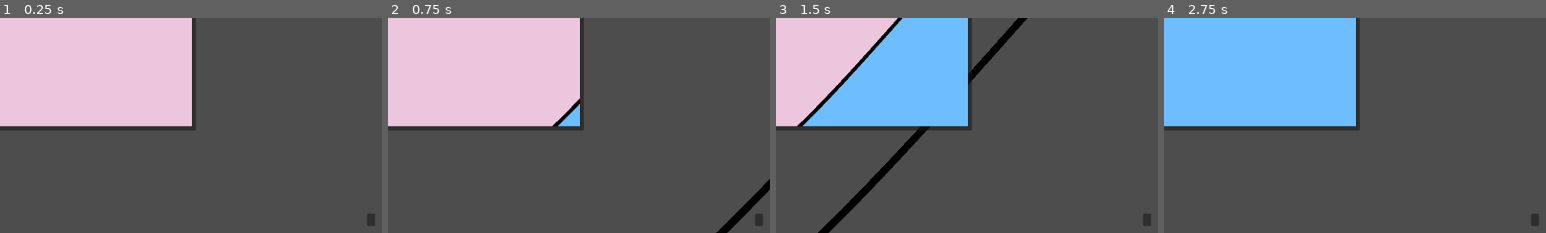
Above: before the commit, frames 1-4 (left to right).
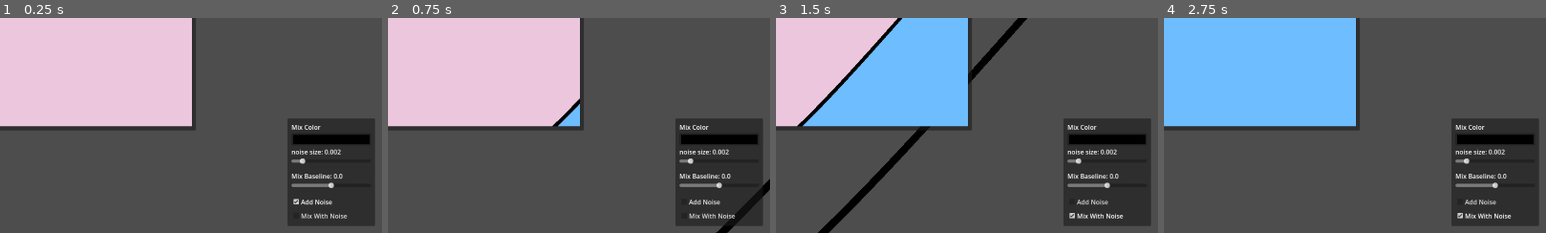
Above: after the commit, the same moments.

Repository: nmlivesa/Shader-Demo
Game: Godot game, scene res://Scenes/main.tscn
The game is run twice, just before and just after one commit, with the same random seed, the same clock (stepped at 60 frames per second) and the same inputs.
Inputs (mouse positions are % of the whole screen's width and height, from its top left):
- Up to frame 1 (0.25 s): no input
- Up to frame 2 (0.75 s): click (93, 93) at 0.5 s, where only the run after the commit has a clickable "Add Noise"
- Up to frame 3 (1.5 s): click (93, 96) at 1.25 s, where only the run after the commit has a clickable "Mix With Noise"
- Up to frame 4 (2.75 s): click "Base Wave" at 2 s
The pictures show only the part of the screen within x 50-100%, y 50-100%; the shares and areas given below are measured in that part.

The runs differ from the first frame. In frame 1, 11% of the frame differs, in the area x 75-98%, y 46-97%; in frame 2, 10%; in frame 3, 11%; in frame 4, 11%.

Commit message:
Added More UI and a shader to layer over current shaders

Diff:
--- a/Scenes/2D_Shaders/sine_wave_lerped.tscn
+++ b/Scenes/2D_Shaders/sine_wave_lerped.tscn
@@ -33,6 +33,7 @@
 handle_input_locally = false
 size = Vector2i(960, 540)
 render_target_clear_mode = 2
+render_target_update_mode = 4
 
 [node name="TextureRect" type="TextureRect" parent="SubViewportContainer/SubViewport" unique_id=1497916815]
 visible = false
--- /dev/null
+++ b/Scenes/Screen_Space/mix_with_noise.tscn
@@ -0,0 +1,18 @@
+[gd_scene format=3 uid="uid://bmk660qotvs3i"]
+
+[ext_resource type="Shader" uid="uid://brpf44b1ar66n" path="res://Shaders/Screen_Space/mix_with_noise.gdshader" id="1_qbkq6"]
+
+[sub_resource type="ShaderMaterial" id="ShaderMaterial_o4471"]
+shader = ExtResource("1_qbkq6")
+shader_parameter/mix_color = Color(0, 0, 0, 0)
+shader_parameter/random_multiplier = 0.01
+shader_parameter/mix_baseline = 0.0
+shader_parameter/noise_step = 0.002
+
+[node name="Mix_With_Noise" type="ColorRect" unique_id=1175847592]
+material = SubResource("ShaderMaterial_o4471")
+anchors_preset = 15
+anchor_right = 1.0
+anchor_bottom = 1.0
+grow_horizontal = 2
+grow_vertical = 2
--- a/Scenes/UI/UI.tscn
+++ b/Scenes/UI/UI.tscn
@@ -194,6 +194,7 @@
 theme_override_constants/margin_bottom = 20
 
 [node name="PanelContainer" type="PanelContainer" parent="MarginContainer2" unique_id=1025782554]
+visible = false
 layout_mode = 2
 
 [node name="MarginContainer" type="MarginContainer" parent="MarginContainer2/PanelContainer" unique_id=231440376]
@@ -231,7 +232,6 @@
 }"
 
 [node name="Show_Code_CheckBox" type="CheckBox" parent="MarginContainer2/PanelContainer/MarginContainer/VBoxContainer" unique_id=1458290816]
-visible = false
 layout_mode = 2
 text = "Show Code"
 
--- /dev/null
+++ b/Scenes/UI/UI_Chonks/UI_Mix_With_Noise.tscn
@@ -0,0 +1,68 @@
+[gd_scene format=3 uid="uid://3igxxpfc75a7"]
+
+[ext_resource type="Script" uid="uid://cy0ufrbrub3it" path="res://Scenes/UI/UI_Chonks/ui_mix_with_noise.gd" id="1_pve6c"]
+[ext_resource type="PackedScene" uid="uid://dhb6avs7tktji" path="res://Scenes/UI/UI_Chuncks/Label_Slider_Chunk.tscn" id="1_t1u5a"]
+
+[node name="UiMixWithNoise" type="Control" unique_id=1990314982]
+custom_minimum_size = Vector2(200, 250)
+layout_mode = 3
+anchors_preset = 0
+offset_right = 200.0
+offset_bottom = 250.0
+script = ExtResource("1_pve6c")
+
+[node name="VBoxContainer" type="VBoxContainer" parent="." unique_id=278426729]
+layout_mode = 1
+anchors_preset = 15
+anchor_right = 1.0
+anchor_bottom = 1.0
+grow_horizontal = 2
+grow_vertical = 2
+
+[node name="VBoxContainer" type="VBoxContainer" parent="VBoxContainer" unique_id=1646433629]
+layout_mode = 2
+size_flags_vertical = 3
+
+[node name="VBoxContainer" type="VBoxContainer" parent="VBoxContainer/VBoxContainer" unique_id=914412618]
+layout_mode = 2
+size_flags_vertical = 3
+
+[node name="Label" type="Label" parent="VBoxContainer/VBoxContainer/VBoxContainer" unique_id=253216325]
+layout_mode = 2
+text = "Mix Color"
+
+[node name="ColorPickerButton" type="ColorPickerButton" parent="VBoxContainer/VBoxContainer/VBoxContainer" unique_id=732972338]
+layout_mode = 2
+text = "mix"
+
+[node name="LabelSliderChunk_noise_step" parent="VBoxContainer/VBoxContainer" unique_id=1972262158 instance=ExtResource("1_t1u5a")]
+layout_mode = 2
+variable_name = "noise_step"
+variable_display_name = "noise size"
+slider_min = 0.001
+slider_max = 0.01
+slider_start = 0.002
+slider_step = 0.001
+
+[node name="LabelSliderChunk_mix_baseline" parent="VBoxContainer/VBoxContainer" unique_id=34285721 instance=ExtResource("1_t1u5a")]
+layout_mode = 2
+variable_name = "mix_baseline"
+variable_display_name = "Mix Baseline"
+slider_min = -2.0
+slider_max = 2.0
+slider_step = 0.01
+
+[node name="CheckBox_noise" type="CheckBox" parent="VBoxContainer/VBoxContainer" unique_id=1649869709]
+layout_mode = 2
+button_pressed = true
+text = "Add Noise"
+
+[node name="CheckBox" type="CheckBox" parent="VBoxContainer" unique_id=1559492409]
+layout_mode = 2
+text = "Mix With Noise"
+
+[connection signal="color_changed" from="VBoxContainer/VBoxContainer/VBoxContainer/ColorPickerButton" to="." method="_on_color_picker_button_color_changed"]
+[connection signal="new_value" from="VBoxContainer/VBoxContainer/LabelSliderChunk_noise_step" to="." method="_on_noise_step_new_value"]
+[connection signal="new_value" from="VBoxContainer/VBoxContainer/LabelSliderChunk_mix_baseline" to="." method="_on_mix_baseline_new_value"]
+[connection signal="toggled" from="VBoxContainer/VBoxContainer/CheckBox_noise" to="." method="_on_check_box_noise_toggled"]
+[connection signal="toggled" from="VBoxContainer/CheckBox" to="." method="_on_check_box_toggled"]
--- /dev/null
+++ b/Scenes/UI/UI_Chonks/ui_mix_with_noise.gd
@@ -0,0 +1,43 @@
+extends Control
+
+@export var shader_rect : ColorRect
+
+var mat : ShaderMaterial
+func _ready() -> void:
+	mat = shader_rect.material
+
+
+
+
+
+
+
+
+
+
+func _on_color_picker_button_color_changed(color: Color) -> void:
+	mat.set_shader_parameter("mix_color", color)
+
+
+
+func _on_mix_baseline_new_value(variable_name: String, value: float) -> void:
+	mat.set_shader_parameter(variable_name, value)
+
+
+func _on_check_box_toggled(toggled_on: bool) -> void:
+	if toggled_on:
+		shader_rect.show()
+	else:
+		shader_rect.hide()
+
+
+func _on_noise_step_new_value(variable_name: String, value: float) -> void:
+	if mat:
+		mat.set_shader_parameter(variable_name, value)
+
+
+func _on_check_box_noise_toggled(toggled_on: bool) -> void:
+	if toggled_on:
+		mat.set_shader_parameter("random_multiplier", 0.01)
+	else:
+		mat.set_shader_parameter("random_multiplier", 0.00)
--- /dev/null
+++ b/Scenes/UI/UI_Chuncks/Label_Slider_Chunk.tscn
@@ -0,0 +1,30 @@
+[gd_scene format=3 uid="uid://dhb6avs7tktji"]
+
+[ext_resource type="Script" uid="uid://c1g3sh6e52ysn" path="res://Scenes/UI/UI_Chuncks/label_slider_chunk.gd" id="1_vcu5g"]
+
+[node name="LabelSliderChunk" type="Control" unique_id=1972262158]
+layout_mode = 3
+anchors_preset = 15
+anchor_right = 1.0
+anchor_bottom = 1.0
+grow_horizontal = 2
+grow_vertical = 2
+size_flags_horizontal = 3
+size_flags_vertical = 3
+script = ExtResource("1_vcu5g")
+
+[node name="VBoxContainer" type="VBoxContainer" parent="." unique_id=276338910]
+layout_mode = 1
+anchors_preset = 15
+anchor_right = 1.0
+anchor_bottom = 1.0
+grow_horizontal = 2
+grow_vertical = 2
+
+[node name="Label" type="Label" parent="VBoxContainer" unique_id=1308198502]
+layout_mode = 2
+
+[node name="HSlider" type="HSlider" parent="VBoxContainer" unique_id=302736262]
+layout_mode = 2
+
+[connection signal="value_changed" from="VBoxContainer/HSlider" to="." method="_on_h_slider_value_changed"]
--- /dev/null
+++ b/Scenes/UI/UI_Chuncks/label_slider_chunk.gd
@@ -0,0 +1,36 @@
+extends Control
+
+signal new_value(variable_name : String, value: float)
+
+@export var variable_name : String
+@export var variable_display_name : String
+@export var slider_min: float
+@export var slider_max: float
+@export var slider_start: float
+@export var slider_step: float
+
+
+@onready var label : Label = $VBoxContainer/Label
+@onready var hslider : HSlider = $VBoxContainer/HSlider
+
+var text : String
+# Called when the node enters the scene tree for the first time.
+func _ready() -> void:
+	pass
+	text = variable_display_name
+	hslider.max_value = slider_max
+	hslider.min_value = slider_min
+	hslider.step = slider_step
+	hslider.value = slider_start
+	set_text(slider_start)
+
+
+
+func set_text(value : float) :
+	label.text = text + ": " + str(value)
+
+
+
+func _on_h_slider_value_changed(value: float) -> void:
+	set_text(value)
+	new_value.emit(variable_name, value)
--- /dev/null
+++ b/Scenes/UI/ui_screen_space.tscn
@@ -0,0 +1,38 @@
+[gd_scene format=3 uid="uid://diysmspsn6pp1"]
+
+[ext_resource type="PackedScene" uid="uid://3igxxpfc75a7" path="res://Scenes/UI/UI_Chonks/UI_Mix_With_Noise.tscn" id="1_6mb05"]
+
+[node name="UI_Screen_Space" type="Control" unique_id=1425674864]
+layout_mode = 3
+anchors_preset = 15
+anchor_right = 1.0
+anchor_bottom = 1.0
+grow_horizontal = 2
+grow_vertical = 2
+
+[node name="MarginContainer" type="MarginContainer" parent="." unique_id=1934693627]
+layout_mode = 1
+anchors_preset = 3
+anchor_left = 1.0
+anchor_top = 1.0
+anchor_right = 1.0
+anchor_bottom = 1.0
+offset_left = -40.0
+offset_top = -40.0
+grow_horizontal = 0
+grow_vertical = 0
+theme_override_constants/margin_right = 20
+theme_override_constants/margin_bottom = 20
+
+[node name="PanelContainer" type="PanelContainer" parent="MarginContainer" unique_id=1627188791]
+layout_mode = 2
+
+[node name="MarginContainer" type="MarginContainer" parent="MarginContainer/PanelContainer" unique_id=358993351]
+layout_mode = 2
+theme_override_constants/margin_left = 10
+theme_override_constants/margin_top = 10
+theme_override_constants/margin_right = 10
+theme_override_constants/margin_bottom = 10
+
+[node name="UiMixWithNoise" parent="MarginContainer/PanelContainer/MarginContainer" unique_id=1990314982 instance=ExtResource("1_6mb05")]
+layout_mode = 2
--- a/Scenes/main.tscn
+++ b/Scenes/main.tscn
@@ -3,12 +3,14 @@
 [ext_resource type="PackedScene" uid="uid://c8ox7od13vw6o" path="res://Scenes/2D_Shaders/swizzle_center_weighted.tscn" id="1_bo1nx"]
 [ext_resource type="PackedScene" uid="uid://doiq3dyreswth" path="res://Scenes/UI/UI.tscn" id="1_jjgbg"]
 [ext_resource type="PackedScene" uid="uid://y5ex25kyu17p" path="res://Scenes/2D_Shaders/wave_visualized.tscn" id="2_8gbba"]
+[ext_resource type="PackedScene" uid="uid://3igxxpfc75a7" path="res://Scenes/UI/UI_Chonks/UI_Mix_With_Noise.tscn" id="2_d1ilt"]
 [ext_resource type="PackedScene" uid="uid://clltpm5sjnl0m" path="res://Scenes/3D_Shaders/plane_wave.tscn" id="3_jjvhh"]
 [ext_resource type="PackedScene" uid="uid://54yqcowkms3v" path="res://Scenes/2D_Shaders/swizzle_duplicate.tscn" id="4_21xkr"]
 [ext_resource type="PackedScene" uid="uid://dx0ohxbyds5fp" path="res://Scenes/2D_Shaders/swizzle_wave.tscn" id="4_344ge"]
 [ext_resource type="PackedScene" uid="uid://bdfjipn65ltk0" path="res://Scenes/2D_Shaders/sine_wave.tscn" id="4_jjvhh"]
 [ext_resource type="PackedScene" uid="uid://bsolntuw8rlfx" path="res://Scenes/2D_Shaders/wave_logo.tscn" id="6_6bp64"]
 [ext_resource type="PackedScene" uid="uid://bpnkwvpgx56lj" path="res://Scenes/2D_Shaders/sine_wave_lerped.tscn" id="7_ynf5e"]
+[ext_resource type="PackedScene" uid="uid://bmk660qotvs3i" path="res://Scenes/Screen_Space/mix_with_noise.tscn" id="9_hptm8"]
 
 [sub_resource type="ProceduralSkyMaterial" id="ProceduralSkyMaterial_jjvhh"]
 
@@ -24,14 +26,41 @@
 [node name="CanvasLayer" type="CanvasLayer" parent="." unique_id=1189186146]
 
 [node name="UI" parent="CanvasLayer" unique_id=1887882613 node_paths=PackedStringArray("base_wave", "wave_logo", "swizzle_wave", "swizzle_center_weighted", "swizzle_duplicate", "wave_lerped", "plane_wave", "view3d") instance=ExtResource("1_jjgbg")]
-base_wave = NodePath("../../CanvasLayer2/Control/PanelContainer/MarginContainer/PanelContainer/SubViewportContainer2/SubViewport/WaveVisualized")
-wave_logo = NodePath("../../CanvasLayer2/Control/PanelContainer/MarginContainer/PanelContainer/SubViewportContainer2/SubViewport/Wave_Logo")
-swizzle_wave = NodePath("../../CanvasLayer2/Control/PanelContainer/MarginContainer/PanelContainer/SubViewportContainer2/SubViewport/swizzle_wave")
-swizzle_center_weighted = NodePath("../../CanvasLayer2/Control/PanelContainer/MarginContainer/PanelContainer/SubViewportContainer2/SubViewport/Swizzle_Center_weighted")
-swizzle_duplicate = NodePath("../../CanvasLayer2/Control/PanelContainer/MarginContainer/PanelContainer/SubViewportContainer2/SubViewport/Swizzle_Duplicate")
-wave_lerped = NodePath("../../CanvasLayer2/Control/PanelContainer/MarginContainer/PanelContainer/SubViewportContainer2/SubViewport/sine_wave_lerped")
-plane_wave = NodePath("../../CanvasLayer2/Control/PanelContainer/MarginContainer/PanelContainer/SubViewportContainer2/SubViewport/SubViewportContainer/SubViewport/plane_wave")
-view3d = NodePath("../../CanvasLayer2/Control/PanelContainer/MarginContainer/PanelContainer/SubViewportContainer2/SubViewport/SubViewportContainer")
+base_wave = NodePath("../../CanvasLayer2/Control/PanelContainer/MarginContainer/PanelContainer/SubViewportContainer/SubViewport/WaveVisualized")
+wave_logo = NodePath("../../CanvasLayer2/Control/PanelContainer/MarginContainer/PanelContainer/SubViewportContainer/SubViewport/Wave_Logo")
+swizzle_wave = NodePath("../../CanvasLayer2/Control/PanelContainer/MarginContainer/PanelContainer/SubViewportContainer/SubViewport/swizzle_wave")
+swizzle_center_weighted = NodePath("../../CanvasLayer2/Control/PanelContainer/MarginContainer/PanelContainer/SubViewportContainer/SubViewport/Swizzle_Center_weighted")
+swizzle_duplicate = NodePath("../../CanvasLayer2/Control/PanelContainer/MarginContainer/PanelContainer/SubViewportContainer/SubViewport/Swizzle_Duplicate")
+wave_lerped = NodePath("../../CanvasLayer2/Control/PanelContainer/MarginContainer/PanelContainer/SubViewportContainer/SubViewport/sine_wave_lerped")
+plane_wave = NodePath("../../CanvasLayer2/Control/PanelContainer/MarginContainer/PanelContainer/SubViewportContainer/SubViewport/SubViewportContainer/SubViewport/plane_wave")
+view3d = NodePath("../../CanvasLayer2/Control/PanelContainer/MarginContainer/PanelContainer/SubViewportContainer/SubViewport/SubViewportContainer")
+
+[node name="MarginContainer" type="MarginContainer" parent="CanvasLayer" unique_id=1289734065]
+anchors_preset = 3
+anchor_left = 1.0
+anchor_top = 1.0
+anchor_right = 1.0
+anchor_bottom = 1.0
+offset_left = -40.0
+offset_top = -40.0
+grow_horizontal = 0
+grow_vertical = 0
+theme_override_constants/margin_right = 20
+theme_override_constants/margin_bottom = 20
+
+[node name="PanelContainer" type="PanelContainer" parent="CanvasLayer/MarginContainer" unique_id=256994620]
+layout_mode = 2
+
+[node name="MarginContainer" type="MarginContainer" parent="CanvasLayer/MarginContainer/PanelContainer" unique_id=374620287]
+layout_mode = 2
+theme_override_constants/margin_left = 10
+theme_override_constants/margin_top = 10
+theme_override_constants/margin_right = 10
+theme_override_constants/margin_bottom = 10
+
+[node name="UiMixWithNoise" parent="CanvasLayer/MarginContainer/PanelContainer/MarginContainer" unique_id=1990314982 node_paths=PackedStringArray("shader_rect") instance=ExtResource("2_d1ilt")]
+layout_mode = 2
+shader_rect = NodePath("../../../../../CanvasLayer2/Control/PanelContainer/MarginContainer/PanelContainer/SubViewportContainer/SubViewport/Mix_With_Noise")
 
 [node name="CanvasLayer2" type="CanvasLayer" parent="." unique_id=1813909130]
 layer = 0
@@ -75,32 +104,33 @@
 custom_minimum_size = Vector2(960, 540)
 layout_mode = 2
 
-[node name="SubViewportContainer2" type="SubViewportContainer" parent="CanvasLayer2/Control/PanelContainer/MarginContainer/PanelContainer" unique_id=1015522215]
+[node name="SubViewportContainer" type="SubViewportContainer" parent="CanvasLayer2/Control/PanelContainer/MarginContainer/PanelContainer" unique_id=1015522215]
 layout_mode = 2
 
-[node name="SubViewport" type="SubViewport" parent="CanvasLayer2/Control/PanelContainer/MarginContainer/PanelContainer/SubViewportContainer2" unique_id=1982596695]
+[node name="SubViewport" type="SubViewport" parent="CanvasLayer2/Control/PanelContainer/MarginContainer/PanelContainer/SubViewportContainer" unique_id=1982596695]
 handle_input_locally = false
 size = Vector2i(960, 540)
+render_target_clear_mode = 2
 render_target_update_mode = 4
 
-[node name="WaveVisualized" parent="CanvasLayer2/Control/PanelContainer/MarginContainer/PanelContainer/SubViewportContainer2/SubViewport" unique_id=1908355530 instance=ExtResource("2_8gbba")]
+[node name="WaveVisualized" parent="CanvasLayer2/Control/PanelContainer/MarginContainer/PanelContainer/SubViewportContainer/SubViewport" unique_id=1908355530 instance=ExtResource("2_8gbba")]
 
-[node name="Wave_Logo" parent="CanvasLayer2/Control/PanelContainer/MarginContainer/PanelContainer/SubViewportContainer2/SubViewport" unique_id=1903527295 instance=ExtResource("6_6bp64")]
+[node name="Wave_Logo" parent="CanvasLayer2/Control/PanelContainer/MarginContainer/PanelContainer/SubViewportContainer/SubViewport" unique_id=1903527295 instance=ExtResource("6_6bp64")]
 visible = false
 
-[node name="swizzle_wave" parent="CanvasLayer2/Control/PanelContainer/MarginContainer/PanelContainer/SubViewportContainer2/SubViewport" unique_id=1128184231 instance=ExtResource("4_344ge")]
+[node name="swizzle_wave" parent="CanvasLayer2/Control/PanelContainer/MarginContainer/PanelContainer/SubViewportContainer/SubViewport" unique_id=1128184231 instance=ExtResource("4_344ge")]
 visible = false
 
-[node name="Swizzle_Center_weighted" parent="CanvasLayer2/Control/PanelContainer/MarginContainer/PanelContainer/SubViewportContainer2/SubViewport" unique_id=85944472 instance=ExtResource("1_bo1nx")]
+[node name="Swizzle_Center_weighted" parent="CanvasLayer2/Control/PanelContainer/MarginContainer/PanelContainer/SubViewportContainer/SubViewport" unique_id=85944472 instance=ExtResource("1_bo1nx")]
 visible = false
 
-[node name="Swizzle_Duplicate" parent="CanvasLayer2/Control/PanelContainer/MarginContainer/PanelContainer/SubViewportContainer2/SubViewport" unique_id=629877368 instance=ExtResource("4_21xkr")]
+[node name="Swizzle_Duplicate" parent="CanvasLayer2/Control/PanelContainer/MarginContainer/PanelContainer/SubViewportContainer/SubViewport" unique_id=629877368 instance=ExtResource("4_21xkr")]
 visible = false
 
-[node name="sine_wave_lerped" parent="CanvasLayer2/Control/PanelContainer/MarginContainer/PanelContainer/SubViewportContainer2/SubViewport" unique_id=1917794210 instance=ExtResource("7_ynf5e")]
+[node name="sine_wave_lerped" parent="CanvasLayer2/Control/PanelContainer/MarginContainer/PanelContainer/SubViewportContainer/SubViewport" unique_id=1917794210 instance=ExtResource("7_ynf5e")]
 visible = false
 
-[node name="SubViewportContainer" type="SubViewportContainer" parent="CanvasLayer2/Control/PanelContainer/MarginContainer/PanelContainer/SubViewportContainer2/SubViewport" unique_id=782579364]
+[node name="SubViewportContainer" type="SubViewportContainer" parent="CanvasLayer2/Control/PanelContainer/MarginContainer/PanelContainer/SubViewportContainer/SubViewport" unique_id=782579364]
 visible = false
 anchors_preset = 15
 anchor_right = 1.0
@@ -108,21 +138,24 @@
 grow_horizontal = 2
 grow_vertical = 2
 
-[node name="SubViewport" type="SubViewport" parent="CanvasLayer2/Control/PanelContainer/MarginContainer/PanelContainer/SubViewportContainer2/SubViewport/SubViewportContainer" unique_id=1562033943]
+[node name="SubViewport" type="SubViewport" parent="CanvasLayer2/Control/PanelContainer/MarginContainer/PanelContainer/SubViewportContainer/SubViewport/SubViewportContainer" unique_id=1562033943]
 handle_input_locally = false
 size = Vector2i(960, 540)
 render_target_update_mode = 0
 
-[node name="Camera3D" type="Camera3D" parent="CanvasLayer2/Control/PanelContainer/MarginContainer/PanelContainer/SubViewportContainer2/SubViewport/SubViewportContainer/SubViewport" unique_id=984528058]
+[node name="Camera3D" type="Camera3D" parent="CanvasLayer2/Control/PanelContainer/MarginContainer/PanelContainer/SubViewportContainer/SubViewport/SubViewportContainer/SubViewport" unique_id=984528058]
 transform = Transform3D(0.61566144, -0.1368366, 0.77603894, 0, 0.98480767, 0.17364815, -0.7880106, -0.10690849, 0.6063081, 6, 2.5, 5)
 
-[node name="DirectionalLight3D" type="DirectionalLight3D" parent="CanvasLayer2/Control/PanelContainer/MarginContainer/PanelContainer/SubViewportContainer2/SubViewport/SubViewportContainer/SubViewport" unique_id=2042347883]
+[node name="DirectionalLight3D" type="DirectionalLight3D" parent="CanvasLayer2/Control/PanelContainer/MarginContainer/PanelContainer/SubViewportContainer/SubViewport/SubViewportContainer/SubViewport" unique_id=2042347883]
 transform = Transform3D(-0.29737484, 0.43345234, -0.8506981, 0, 0.8910065, 0.45399052, 0.9547608, 0.13500535, -0.26496294, 0, 0, 0)
 
-[node name="WorldEnvironment" type="WorldEnvironment" parent="CanvasLayer2/Control/PanelContainer/MarginContainer/PanelContainer/SubViewportContainer2/SubViewport/SubViewportContainer/SubViewport" unique_id=1965130196]
+[node name="WorldEnvironment" type="WorldEnvironment" parent="CanvasLayer2/Control/PanelContainer/MarginContainer/PanelContainer/SubViewportContainer/SubViewport/SubViewportContainer/SubViewport" unique_id=1965130196]
 environment = SubResource("Environment_21xkr")
 
-[node name="plane_wave" parent="CanvasLayer2/Control/PanelContainer/MarginContainer/PanelContainer/SubViewportContainer2/SubViewport/SubViewportContainer/SubViewport" unique_id=1519163532 instance=ExtResource("3_jjvhh")]
+[node name="plane_wave" parent="CanvasLayer2/Control/PanelContainer/MarginContainer/PanelContainer/SubViewportContainer/SubViewport/SubViewportContainer/SubViewport" unique_id=1519163532 instance=ExtResource("3_jjvhh")]
+
+[node name="Mix_With_Noise" parent="CanvasLayer2/Control/PanelContainer/MarginContainer/PanelContainer/SubViewportContainer/SubViewport" unique_id=1612932231 instance=ExtResource("9_hptm8")]
+visible = false
 
 [node name="CanvasLayer3" type="CanvasLayer" parent="." unique_id=1332365691]
 layer = -2
--- a/Shaders/2D/sine_wave_lerped.gdshader
+++ b/Shaders/2D/sine_wave_lerped.gdshader
@@ -25,7 +25,7 @@
 
 void fragment() {
 	float time = TIME;
-	vec4 screen_color = textureLod(screen_texture, SCREEN_UV, 0.0);
+	vec4 screen_color = texture(screen_texture, SCREEN_UV, 0.0);
 	vec2 uv = UV;
 	float wave_height = sin(uv.x * (2.0 / wavelength) + time * speed) * amplitude  + 0.5 + y_offset;
 	if (uv.y > wave_height) {
--- /dev/null
+++ b/Shaders/Screen_Space/mix_with_noise.gdshader
@@ -0,0 +1,32 @@
+shader_type canvas_item;
+
+uniform sampler2D screen_texture : hint_screen_texture, repeat_disable, filter_nearest;
+
+uniform vec4 mix_color : source_color = vec4(0.0, 0.0, 0.0, 0.0);
+uniform float random_multiplier = 0.01;
+uniform float mix_baseline = 0.0;
+uniform float noise_step = 0.002;
+
+float random (vec2 uv) {
+    return fract(sin(dot(uv.xy,
+        vec2(12.9898,78.233))) * 43758.5453123);
+}
+
+
+void vertex() {
+	// Called for every vertex the material is visible on.
+}
+
+void fragment() {
+
+	float time = TIME;
+	vec4 screen_color = textureLod(screen_texture, SCREEN_UV, 0.0);
+	vec2 uv = UV;
+	vec2 snapped_uv = vec2(round((uv.x + noise_step) / noise_step) * noise_step,round(uv.y / noise_step) * noise_step);
+	COLOR = mix(screen_color, mix_color, random(snapped_uv * random_multiplier * time) + mix_baseline);
+}
+
+//void light() {
+//	// Called for every pixel for every light affecting the CanvasItem.
+//	// Uncomment to replace the default light processing function with this one.
+//}
Not shown, added: Scenes/UI/UI_Chonks/ui_mix_with_noise.gd.uid
Not shown, added: Scenes/UI/UI_Chuncks/label_slider_chunk.gd.uid
Not shown, added: Shaders/Screen_Space/mix_with_noise.gdshader.uid
